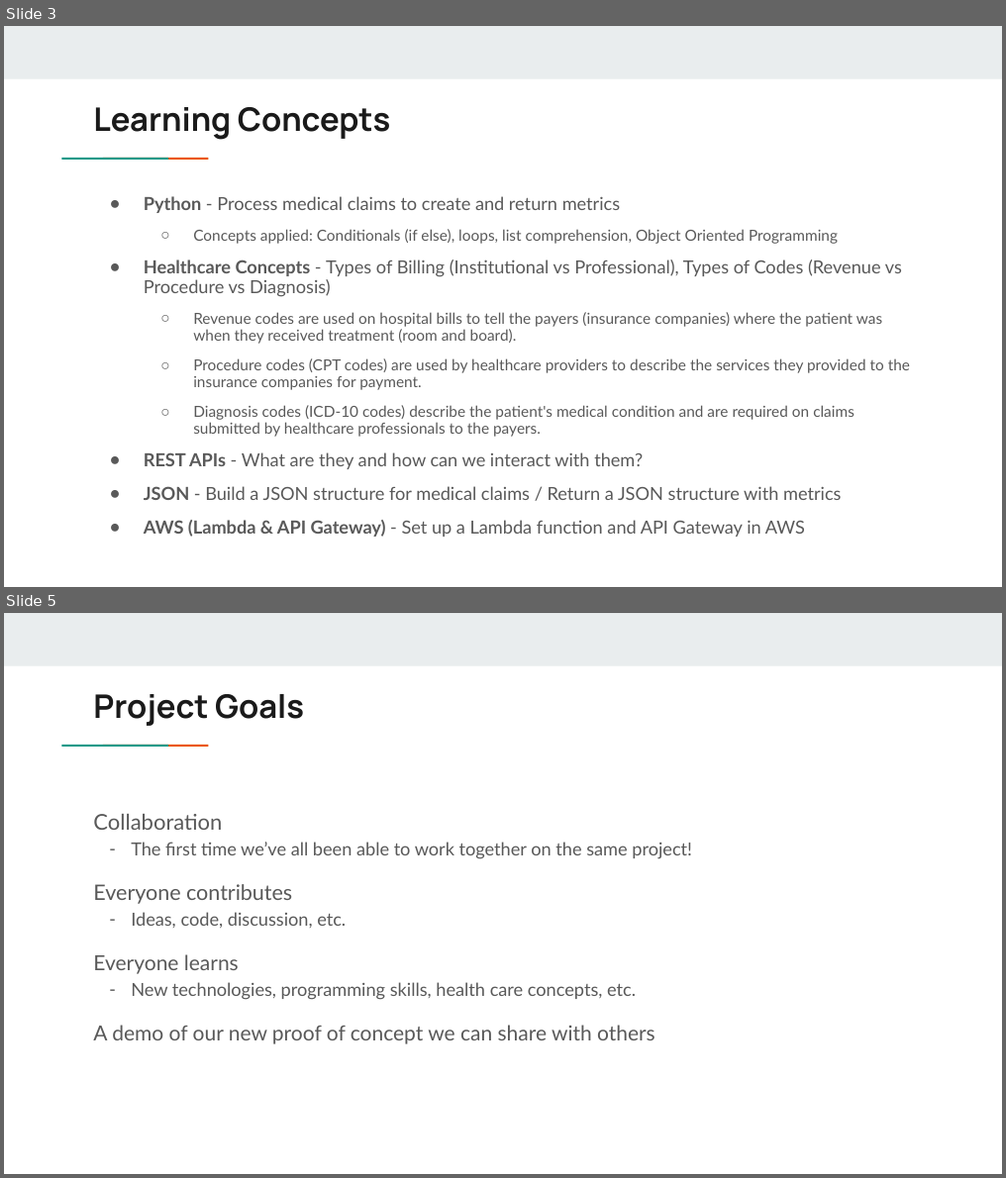
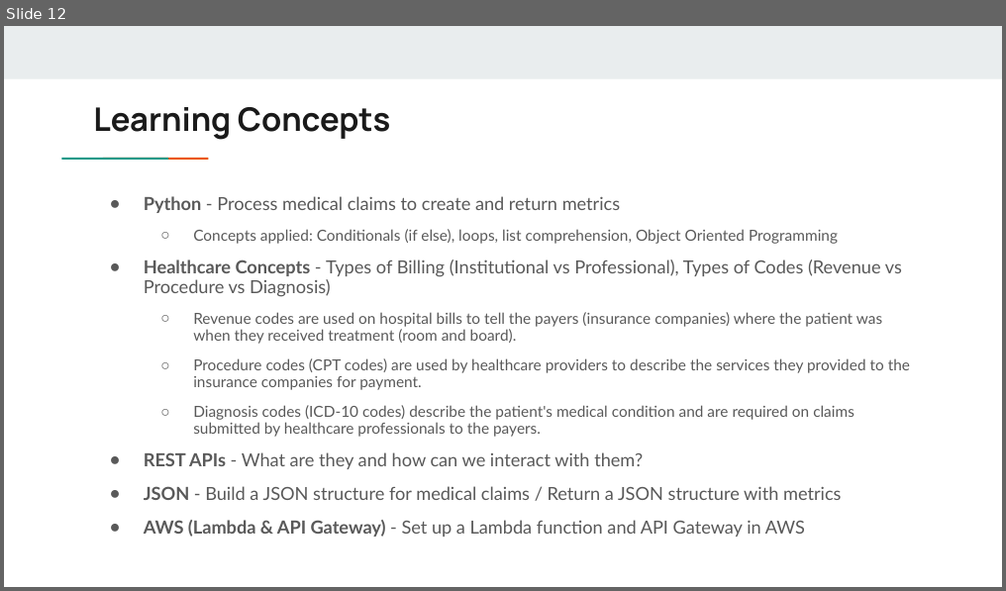
Before and after one commit to chienh0/project_lambda, a slide deck: Project Lambda.pptx. Shown one above the other, each under a label of ours: slides 3 and 5 before the commit, slide 12 after it; the slides between them are not shown. The pictures are 1006x1178 and 1006x591 pixels, drawn with LibreOffice and Linux fonts; fonts in the diff are those of the drawing. Boxes give left, top, right and bottom in pixels: in the first picture for what was removed or moved away, otherwise in the second. Text is boxed around its words. In the diff, an @@ line names an element or a change of style, - is before the commit and + after.

```diff
--- a/Project Lambda.pptx
+++ b/Project Lambda.pptx
@@ slide 5 removed at box(4, 613, 1002, 1174), background #FFFFFF; not listed: 3 template elements that a slide beside it also shows @@
@@ title removed at box(93, 694, 304, 726) @@
-Project Goals
@@ text removed at box(93, 814, 692, 1045) @@
-Collaboration
-– The first time we’ve all been able to work together on the same project!
-Everyone contributes
-– Ideas, code, discussion, etc.
-Everyone learns
-– New technologies, programming skills, health care concepts, etc.
-A demo of our new proof of concept we can share with others
@@ what was slide 3 is now slide 12 @@
```
Also in this commit, not shown: 5 slides changed, 10 other slides removed, 1 other file.
